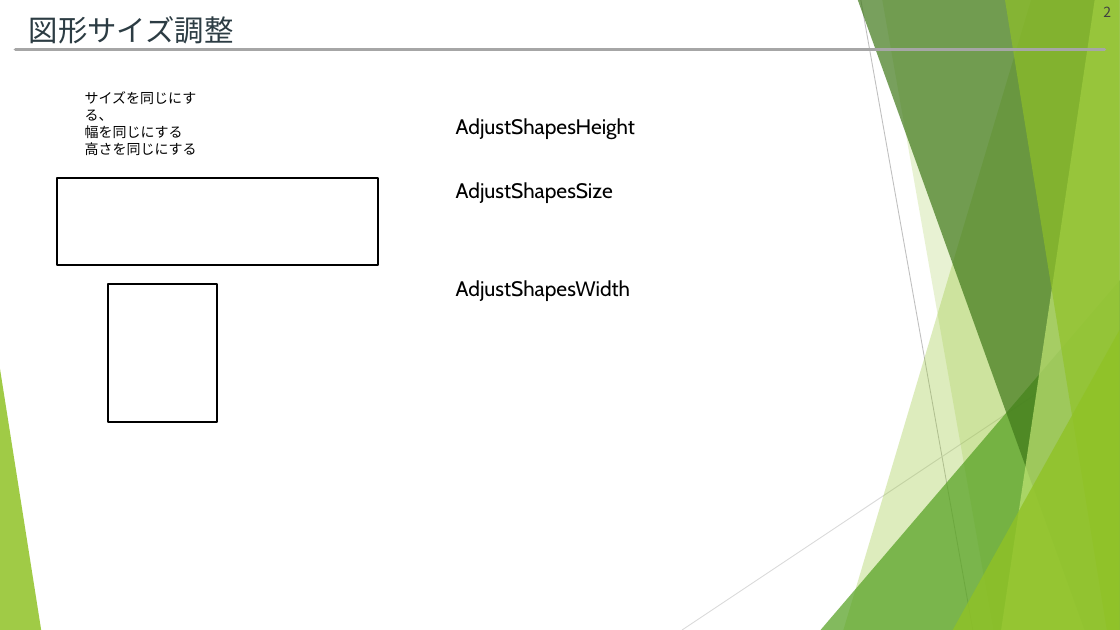
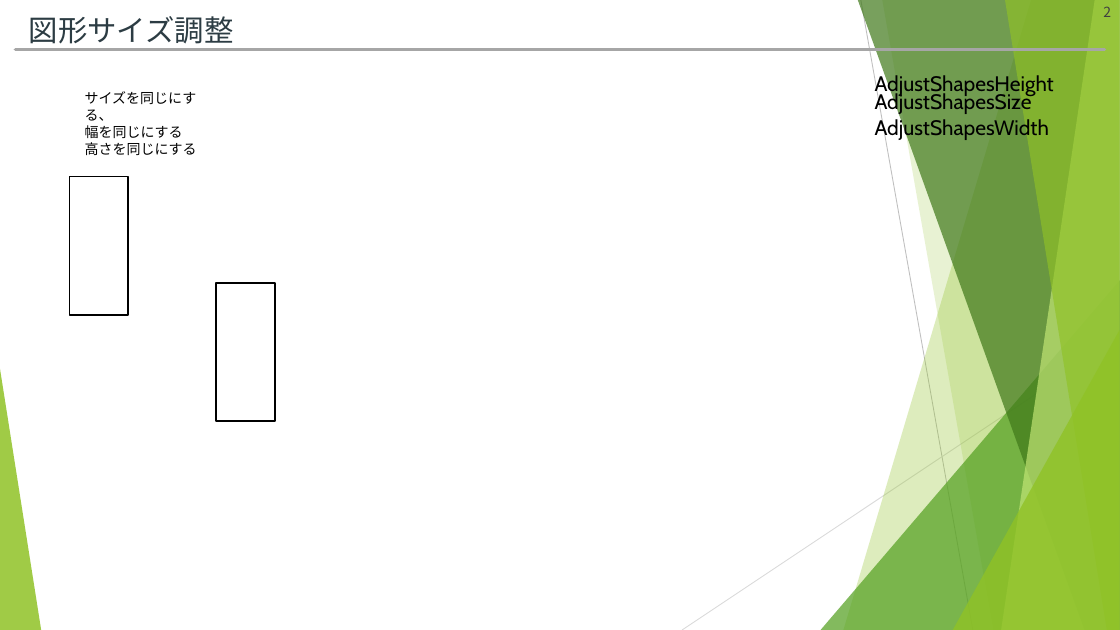
Before and after one commit to hitsuji-ga-u/pawapo, a slide deck: slide 2 of slide/customUI_debug.pptm. Drawn at 1120x630 pixels with LibreOffice and Linux fonts; fonts in the diff are those of the drawing. Boxes give left, top, right and bottom in pixels: in the first picture for what was removed or moved away, otherwise in the second. Text is boxed around its words. In the diff, an @@ line names an element or a change of style, - is before the commit and + after.

```diff
--- a/slide/customUI_debug.pptm
+++ b/slide/customUI_debug.pptm
@@ text "AdjustShapesHeight": place and size @@
-text "AdjustShapesHeight" at [456,118,635,140]
+text "AdjustShapesHeight" at [875,73,1054,97]
@@ text "AdjustShapesSize": place and size @@
-text "AdjustShapesSize" at [456,182,613,203]
+text "AdjustShapesSize" at [875,91,1032,115]
@@ text "AdjustShapesWidth": place and size @@
-text "AdjustShapesWidth" at [456,280,630,301]
+text "AdjustShapesWidth" at [875,117,1049,141]
@@ rectangle: place and size @@
-rectangle at [57,178,379,266]
+rectangle at [70,176,129,315]
@@ rectangle: place and size @@
-rectangle at [108,284,218,423]
+rectangle at [217,283,276,422]
```
Also in this commit, not shown: 1 slide added, 1 slide removed, 4 other files.
